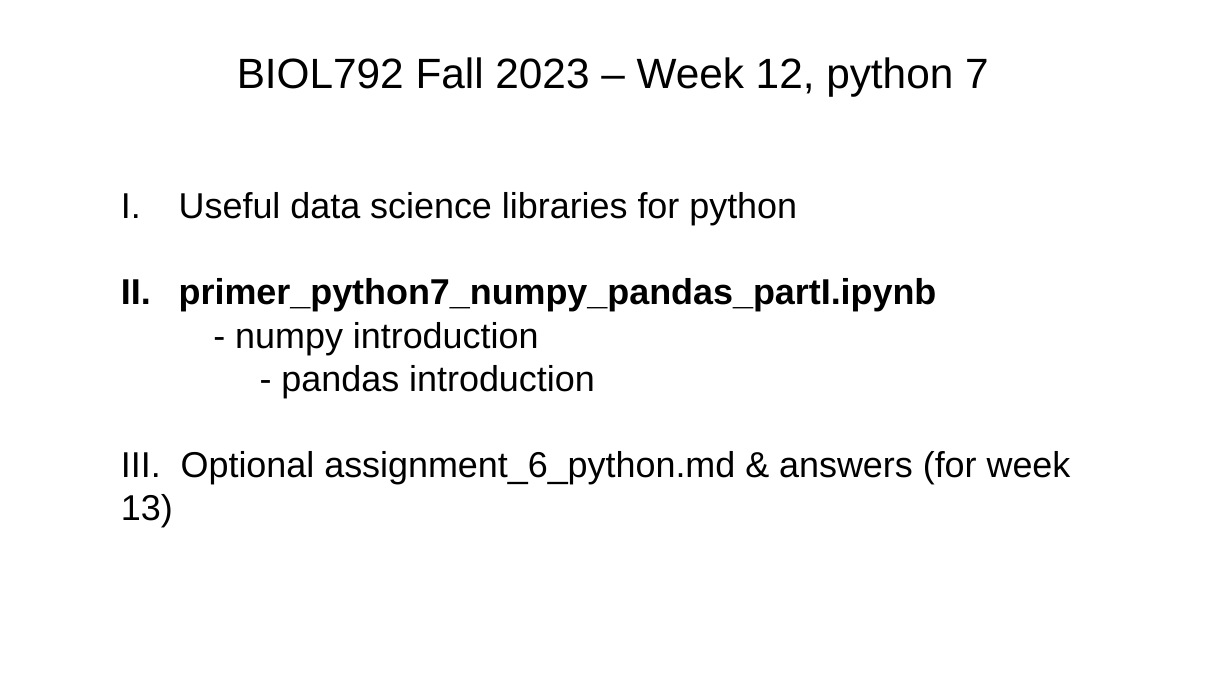
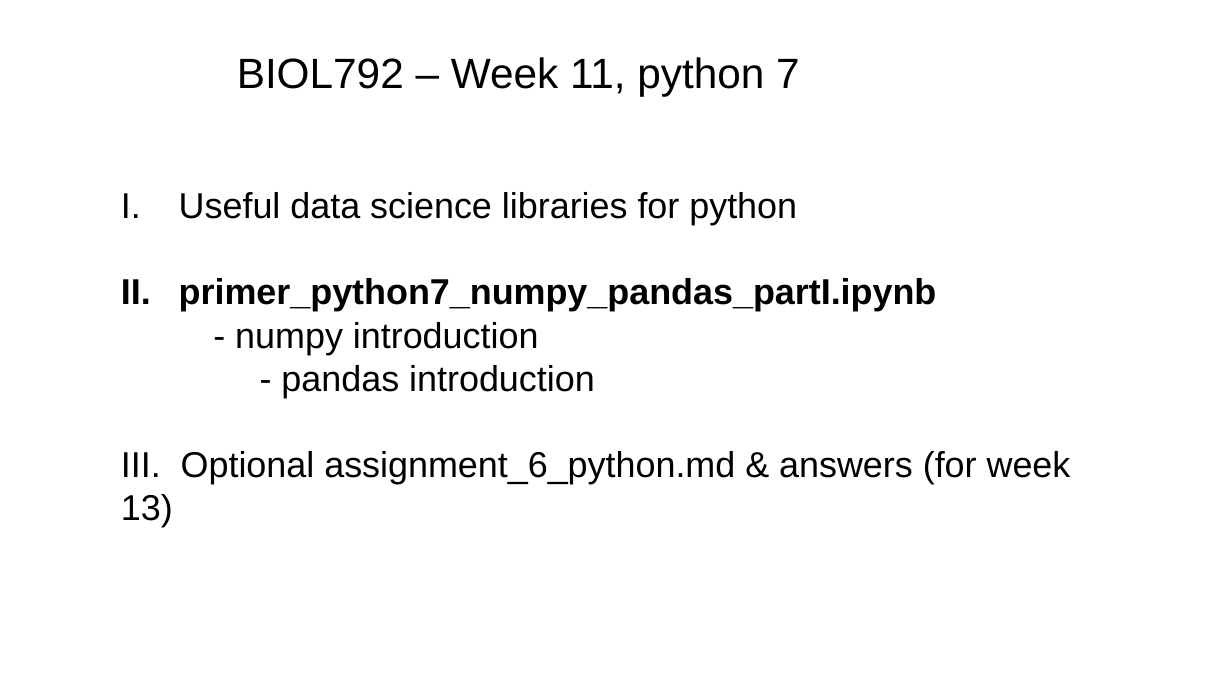
Before and after one commit to tparchman/F26_BIOL792, a slide deck: slide 1 of week11_python_pandas_numpyI/python11_numpy_pandas.pptx. Drawn at 1232x693 pixels with LibreOffice and Linux fonts; fonts in the diff are those of the drawing. Boxes give left, top, right and bottom in pixels: in the first picture for what was removed or moved away, otherwise in the second. Text is boxed around its words. In the diff, an @@ line names an element or a change of style, - is before the commit and + after.

```diff
--- a/week11_python_pandas_numpyI/python11_numpy_pandas.pptx
+++ b/week11_python_pandas_numpyI/python11_numpy_pandas.pptx
@@ text at box(237, 57, 800, 96): text changed @@
-BIOL792 Fall 2023 – Week 12, python 7
+BIOL792 – Week 11, python 7
```
Also in this commit, not shown: 6 other slides changed, 8 slides added, 6 slides removed, 1 other file.
